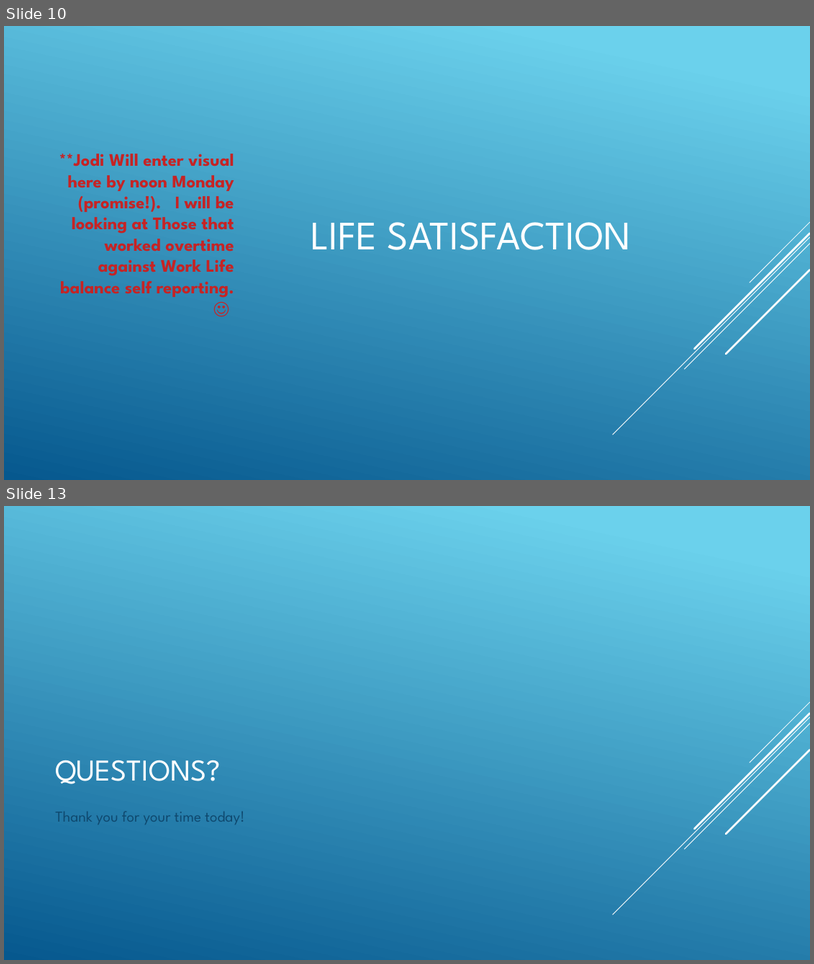
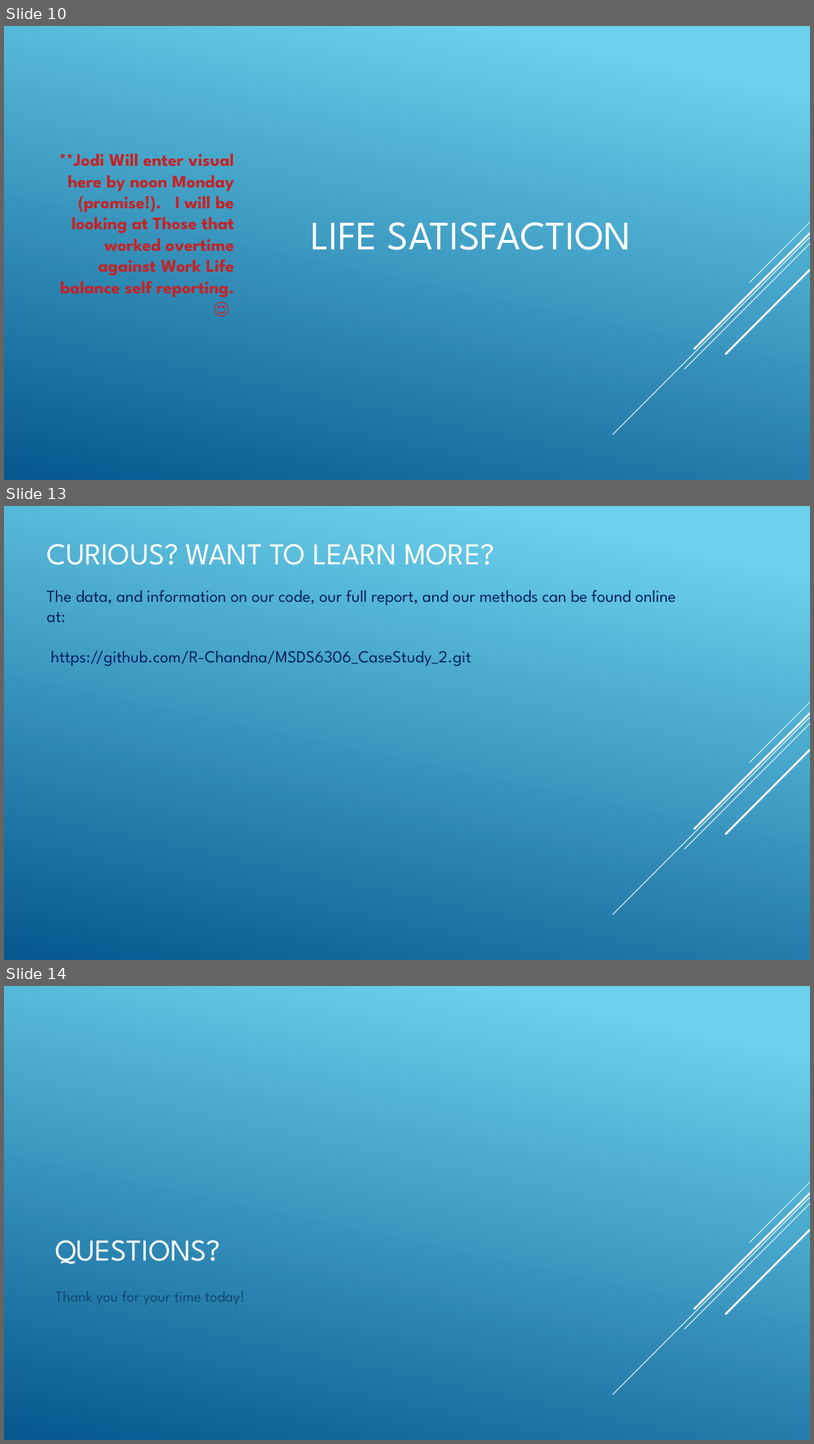
Before and after one commit to R-Chandna/MSDS6306_CaseStudy_2, a slide deck: Attrition_Case_Study_2_pptx_TAJAR_IP.pptx. Shown one above the other, each under a label of ours: slides 10 and 13 before the commit, slides 10, 13 and 14 after it; the slides between them are not shown. The pictures are 814x964 and 814x1444 pixels, drawn with LibreOffice and Linux fonts; fonts in the diff are those of the drawing. Boxes give left, top, right and bottom in pixels: in the first picture for what was removed or moved away, otherwise in the second. Text is boxed around its words. In the diff, an @@ line names an element or a change of style, - is before the commit and + after.

Commit message:
Tori report updates and ppt edits

```diff
--- a/Attrition_Case_Study_2_pptx_TAJAR_IP.pptx
+++ b/Attrition_Case_Study_2_pptx_TAJAR_IP.pptx
@@ slide 13 added at box(4, 506, 810, 960), background gradient #6ED2EB to #06588E; not listed: 5 template elements that a slide beside it also shows @@
@@ title added at box(47, 544, 494, 565), 36 pt, text #FFFFFF @@
+CURIOUS? WANT TO LEARN MORE?
@@ text added at box(46, 590, 676, 666), 20 pt, text #002060 @@
+The data, and information on our code, our full report, and our methods can be found online at:
+https://github.com/R-Chandna/MSDS6306_CaseStudy_2.git
@@ what was slide 13 is now slide 14 @@
```
Also in this commit, not shown: 7 slides changed, 2 other slides added, 2 slides removed, 3 other files.
